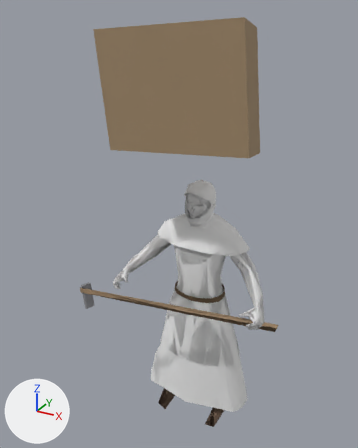
An edit to the glTF model game/assets/modelle/figuren/probe/passant_probe.glb, drawn before and after from the same camera.
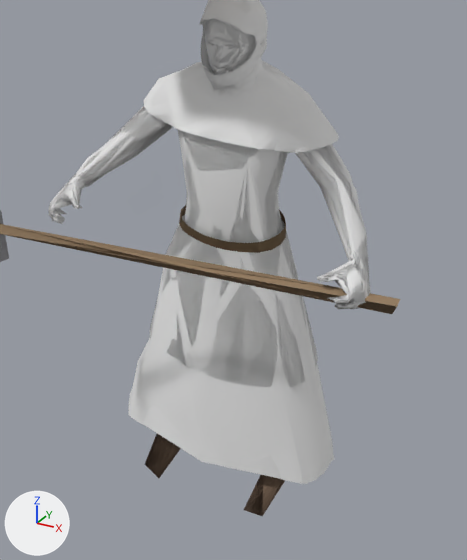
Old and new are each drawn whole from a camera (50 mm lens) standing at (1.31, -2.71, 2.77) and looking at (-0.09, -0.17, 1.5) and again close up on the part from 25% to 87% of the width and 41% to 100% of the height. Every picture has the same lights, and +X, +Y and +Z are marked at lower left. The first two pictures are the older version. Vertices at exactly the same position are counted once.

The first close-up shows 'Fern_cotte', 'Fern_gugel', 'Fern_rock', 'Nah_cotte', 'Nah_gugel', 'Nah_rock', 'Werkzeug'.
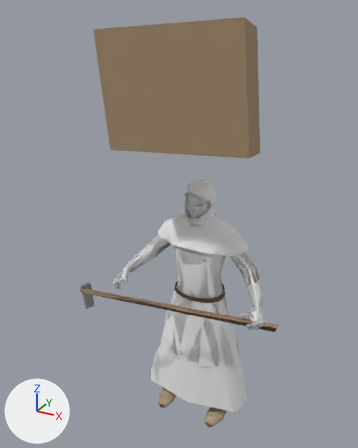
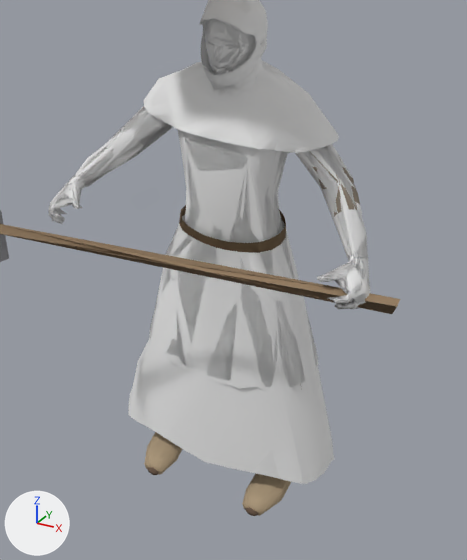
Changed parts and their boxes (x1, y1, x2, y2) in the close-ups (467 x 560 px; the box of a moved part takes in the faces that stretch with it):
'Fern_rock', reshaped (10% shorter): before (50, 19, 369, 516); after (49, 39, 369, 484)
'Nah_bettler', added: after (106, 20, 362, 391)
'Fern_bettler', added: after (55, 19, 358, 393)
'Fuss_holz', added (brown): after (144, 432, 291, 516)
'Fuss_halb', added (mostly hidden): after (147, 467, 258, 516)
part 1 of me_fern_cotte, moved or reshaped: before (329, 264, 365, 304); after (320, 259, 362, 305)
part 2 of me_fern_rock, deleted (brown): before (145, 434, 181, 478)
part 3 of me_fern_rock, deleted (brown): before (262, 475, 285, 516)
part 4 of me_fern_rock, moved or reshaped (not visible before): after (55, 137, 117, 209)
part 5 of me_fern_rock, moved or reshaped: (337, 259, 369, 309) in both
part 6 of me_fern_rock, moved or reshaped (mostly hidden): (274, 195, 318, 379) in both
part 7 of me_fern_rock, moved or reshaped: before (128, 288, 307, 484); after (128, 278, 307, 484)

The change, as a diff of the scene's bpy script:
```diff
--- a/game/assets/modelle/figuren/probe/passant_probe.glb.py
+++ b/game/assets/modelle/figuren/probe/passant_probe.glb.py
@@ me_fern_cotte @@
 # used by ob_fern_cotte; location = (0.0, 0.0, 0.0)
-me_fern_cotte.from_pydata(...)  # 340 vertices, 559 faces; spans x -0.55..0.55, y -0.35..0.13, z -0.01..1.75
+me_fern_cotte.from_pydata(...)  # 338 vertices, 560 faces; spans x -0.55..0.55, y -0.35..0.13, z 0.07..1.75
+# me_fern_cotte part 1: 1 vertex moved within x 0.53, y -0.28, z 0.99; 3 vertices removed from x 0.41..0.53, y -0.32..-0.29, z 1.0..1.06; 7 vertices added at x 0.41..0.53, y -0.32..-0.27, z 0.99..1.06
+# other edits to the shape of me_fern_cotte do not show in these pictures
 me_fern_cotte.materials.append(mat_figur)
@@ me_fern_rock @@
 # used by ob_fern_rock; location = (0.0, 0.0, 0.0)
-me_fern_rock.from_pydata(...)  # 339 vertices, 560 faces; spans x -0.55..0.55, y -0.35..0.18, z -0.01..1.75
+me_fern_rock.from_pydata(...)  # 336 vertices, 560 faces; spans x -0.55..0.55, y -0.35..0.18, z 0.06..1.75
+# me_fern_rock part 2: the loose piece of 7 vertices spanning x -0.26..-0.15, y -0.25..0.05, z -0.01..0.09 is deleted
+# me_fern_rock part 3: the loose piece of 7 vertices spanning x 0.15..0.26, y -0.25..0.05, z -0.01..0.08 is deleted
+# me_fern_rock part 4: 2 vertices removed from x -0.44..-0.42, y -0.3..-0.06, z 1.06..1.21; 4 vertices added at x -0.46..-0.38, y -0.3..-0.05, z 1.06..1.25
+# me_fern_rock part 5: 1 vertex moved within x 0.53, y -0.28, z 0.99; 1 vertex removed from x 0.55, y -0.31, z 1.02; 3 vertices added at x 0.53..0.54, y -0.32..-0.27, z 0.99..1.04
+# me_fern_rock part 6: 2 vertices removed from x 0.12..0.19, y 0.09..0.1, z 0.7..0.93; 4 vertices added at x 0.1..0.22, y 0.05..0.11, z 0.69..0.94
+# me_fern_rock part 7: 1 vertex removed from x -0.01, y -0.23, z 0.12; 2 vertices added at x -0.01..0.0, y -0.22..-0.21, z 0.12..0.42
+# other edits to the shape of me_fern_rock do not show in these pictures
 me_fern_rock.materials.append(mat_figur)
@@ me_nah_bettler @@
+me_nah_bettler.from_pydata(...)  # 1629 vertices, 2900 faces; spans x -0.55..0.54, y -0.35..0.14, z 0.07..1.75
+me_nah_bettler.materials.append(mat_figur)
@@ me_fuss_holz @@
+me_fuss_holz.from_pydata(...)  # 84 vertices, 160 faces; spans x -0.27..0.27, y -0.246..0.053, z -0.008..0.094
+me_fuss_holz.materials.append(mat_figur)
@@ me_fuss_halb @@
+me_fuss_halb.from_pydata(...)  # 84 vertices, 160 faces; spans x -0.262..0.262, y -0.254..0.053, z -0.007..0.082
+me_fuss_halb.materials.append(mat_figur)
@@ me_fern_bettler @@
+me_fern_bettler.from_pydata(...)  # 340 vertices, 559 faces; spans x -0.54..0.55, y -0.34..0.14, z 0.06..1.75
+me_fern_bettler.materials.append(mat_figur)
@@ ob_nah_bettler @@
+ob_nah_bettler = bpy.data.objects.new('Nah_bettler', me_nah_bettler)
+ob_nah_bettler.location = (0.0, 0.0, 0.0)
@@ ob_fuss_holz @@
+ob_fuss_holz = bpy.data.objects.new('Fuss_holz', me_fuss_holz)
+ob_fuss_holz.location = (0.0, 0.0, 0.0)
@@ ob_fuss_halb @@
+ob_fuss_halb = bpy.data.objects.new('Fuss_halb', me_fuss_halb)
+ob_fuss_halb.location = (0.0, 0.0, 0.0)
@@ ob_fern_bettler @@
+ob_fern_bettler = bpy.data.objects.new('Fern_bettler', me_fern_bettler)
+ob_fern_bettler.location = (0.0, 0.0, 0.0)
```
